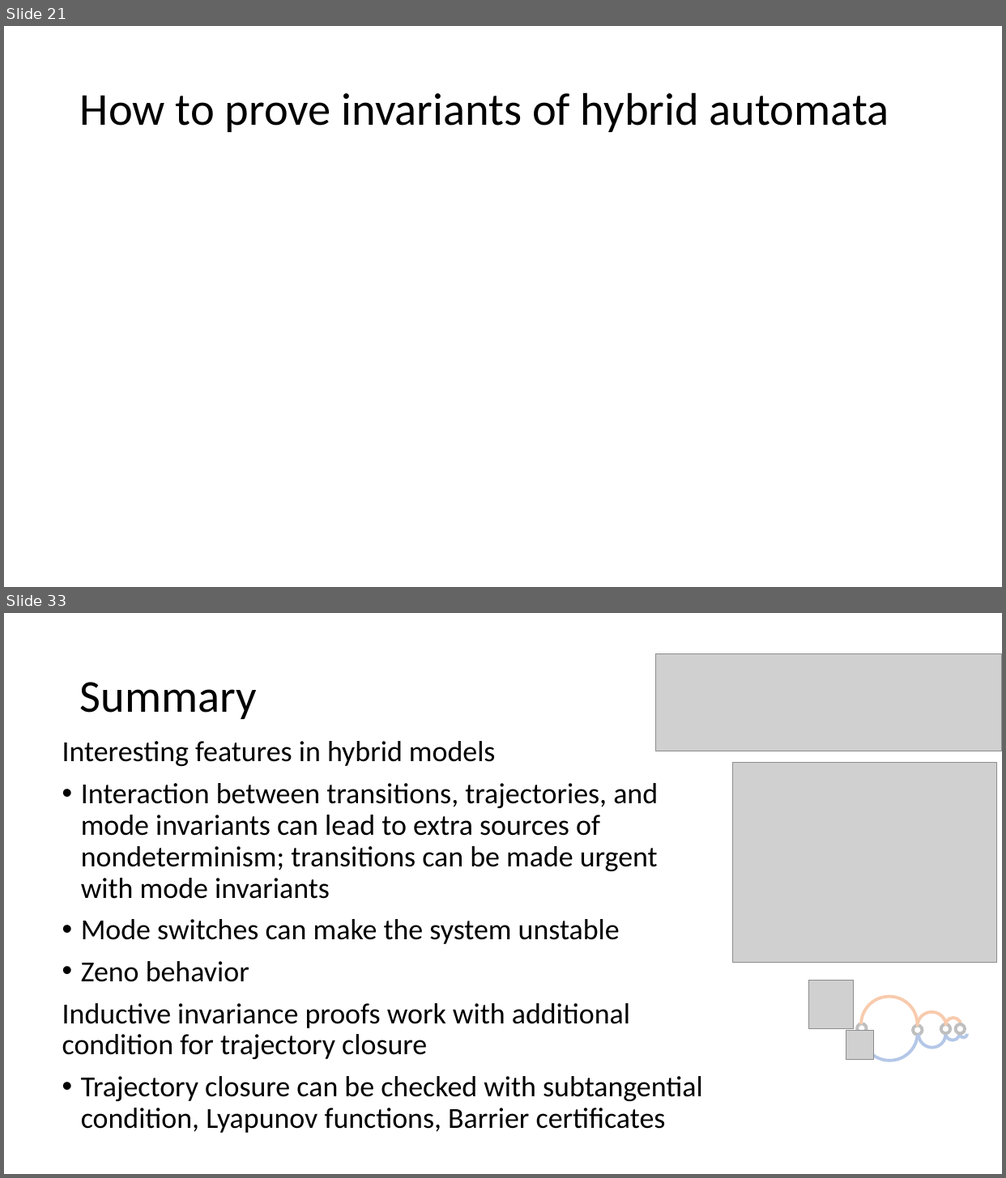
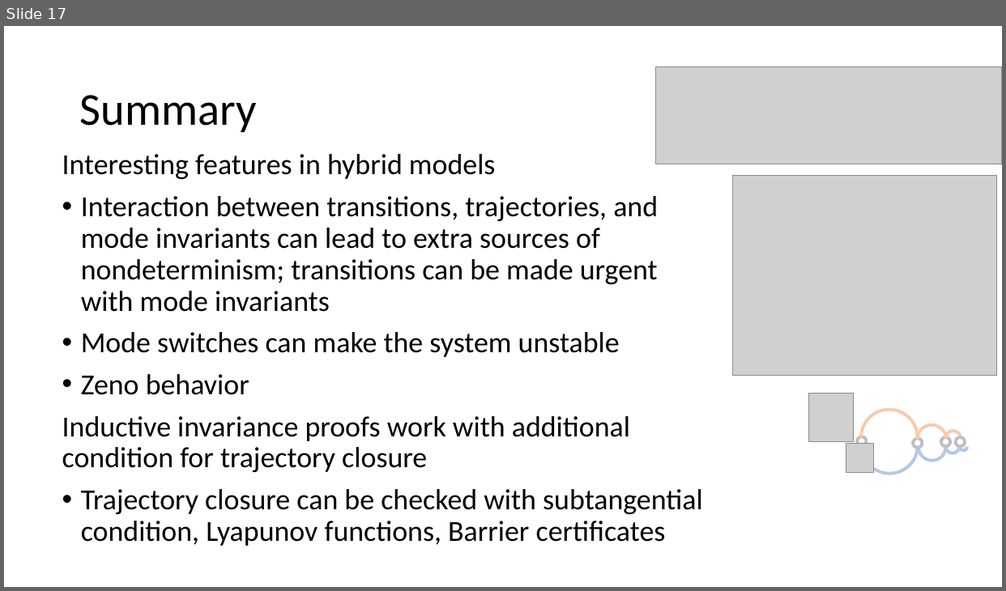
Before and after one commit to sayanmitracode/cpsbooksite, a slide deck: Slides/2025/L13_CPSintro.pptx. Shown one above the other, each under a label of ours: slides 21 and 33 before the commit, slide 17 after it; the slides between them are not shown. The pictures are 1006x1178 and 1006x591 pixels, drawn with LibreOffice and Linux fonts; fonts in the diff are those of the drawing; grey boxes stand for pictures. Boxes give left, top, right and bottom in pixels: in the first picture for what was removed or moved away, otherwise in the second. Text is boxed around its words. In the diff, an @@ line names an element or a change of style, - is before the commit and + after.

```diff
--- a/Slides/2025/L13_CPSintro.pptx
+++ b/Slides/2025/L13_CPSintro.pptx
@@ slide 21 removed at box(4, 26, 1002, 587), background #FFFFFF @@
@@ title removed at box(80, 92, 889, 132) @@
-How to prove invariants of hybrid automata
@@ what was slide 33 is now slide 17 @@
```
Also in this commit, not shown: 15 other slides removed, 3 other files.
